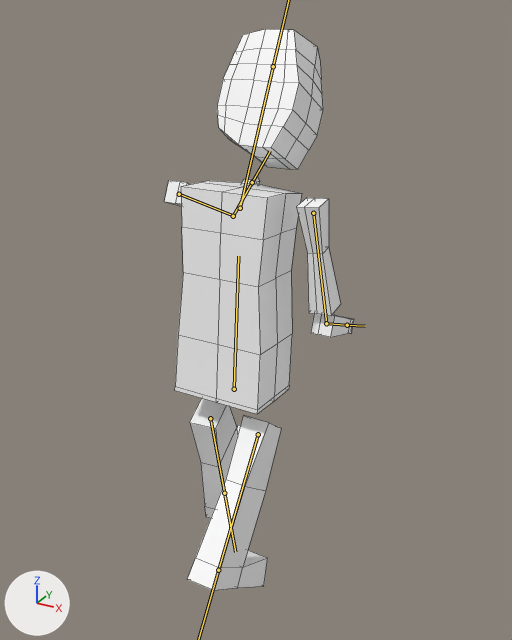
The FBX model Assets/PlayerModel.fbx: old version first, new version second.
One viewpoint serves both versions: a camera (50 mm lens) standing at (7.34, -12.3, 13.71) and looking at (0.14, 0.8, 7.16). Lighting does not change. The marker at lower left points along +X, +Y and +Z. Both versions are drawn at frame 1 of the action 'Armature|Jump'; the numbers are the values there. The bones that bend it are drawn over the model as lines. Mesh edges are drawn as thin lines.
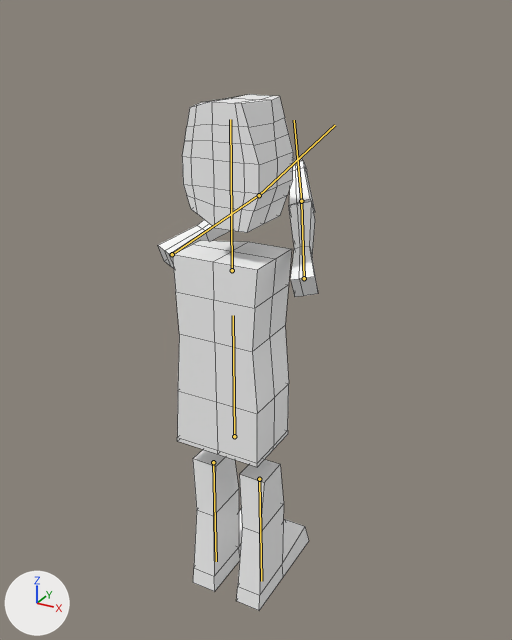
Boxes [x1, y1, x2, y2] around the edits, measured in the pictures (512 x 640 px):
'Cube.002', posed (16% narrower, 8% shorter)
    before: [164, 29, 354, 590]
    after: [158, 94, 318, 611]
bone 'Body', root to tip
    before: (234, 389) to (238, 256)
    after: (234, 436) to (233, 315)
bone 'LeftHand1', root to tip
    before: (179, 194) to (233, 215)
    after: (172, 254) to (259, 195)
bone 'LeftHand2', root to tip
    before: (233, 216) to (252, 182)
    after: (259, 195) to (335, 125)
bone 'RightHand2.001', root to tip
    before: (313, 213) to (326, 323)
    after: (304, 278) to (301, 201)
bone 'RightHand2', root to tip
    before: (326, 323) to (347, 325)
    after: (301, 201) to (294, 120)
bone 'Head', root to tip
    before: (240, 208) to (273, 66)
    after: (232, 270) to (230, 119)
bone 'LeftLeg', root to tip
    before: (210, 418) to (224, 493)
    after: (213, 462) to (216, 561)
bone 'RightLeg', root to tip
    before: (258, 434) to (218, 570)
    after: (259, 479) to (261, 581)

What the commit changed:
Bone 'Body' (bone_body) moves from (0.0, 1.29, 0.0) to (0.0, 0.0, 0.0).
Bone 'Body' (bone_body) turns from (0, 0, -5) to (0, 0, 0) degrees about its own x, y and z.
Bone 'LeftHand1' (bone_lefthand1) turns from (-19, -1, -90) to (25, 10, -113) degrees about its own x, y and z.
Bone 'LeftHand2' (bone_lefthand2) turns from (60, 0, 0) to (14, 6, 1) degrees about its own x, y and z.
Bone 'RightHand2.001' (bone_righthand2_001) turns from (77, -5, -89) to (-23, -11, -113) degrees about its own x, y and z.
Bone 'RightHand2' (bone_righthand2) turns from (-60, 4, -3) to (-14, -6, 1) degrees about its own x, y and z.
Bone 'Head' (bone_head) turns from (0, 1, -23) to (0, 0, 0) degrees about its own x, y and z.
Bone 'LeftLeg' (bone_leftleg) turns from (5, -8, -25) to (0, 0, 0) degrees about its own x, y and z.
Bone 'RightLeg' (bone_rightleg) turns from (0, -1, -33) to (0, 0, 0) degrees about its own x, y and z.
